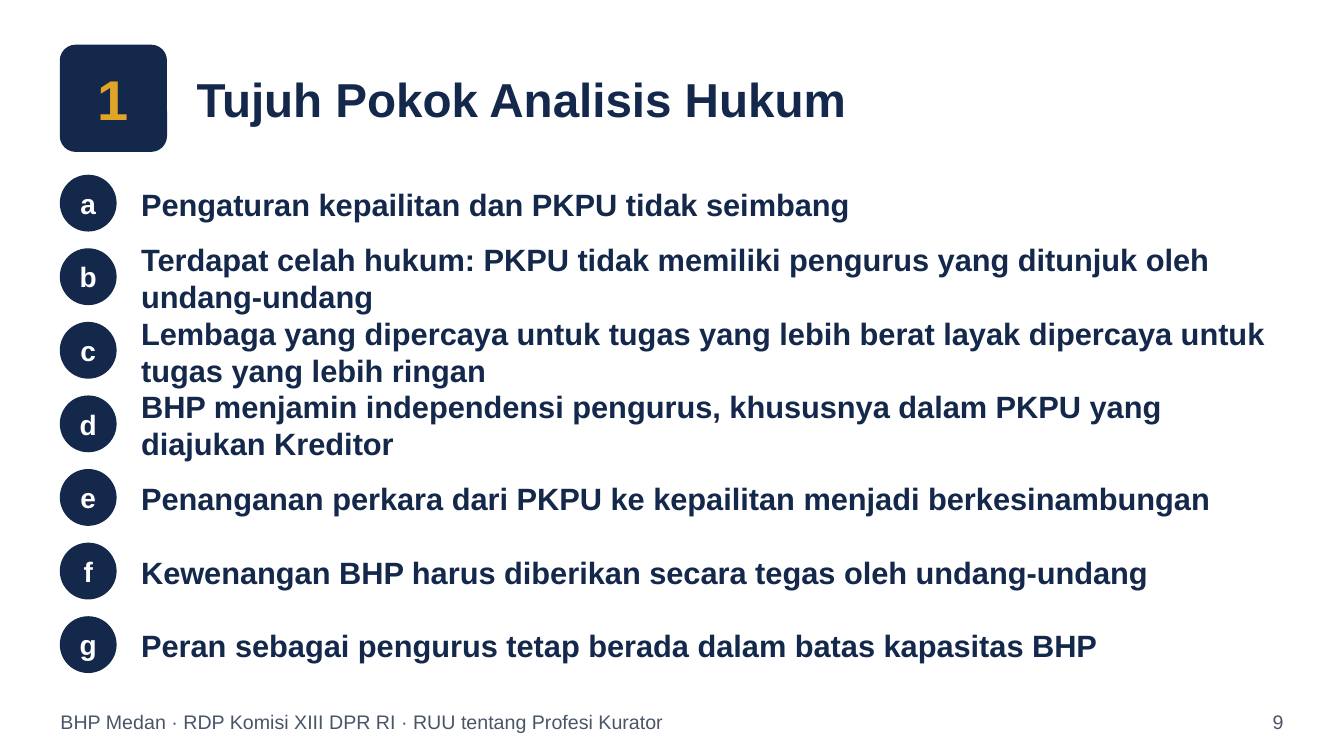
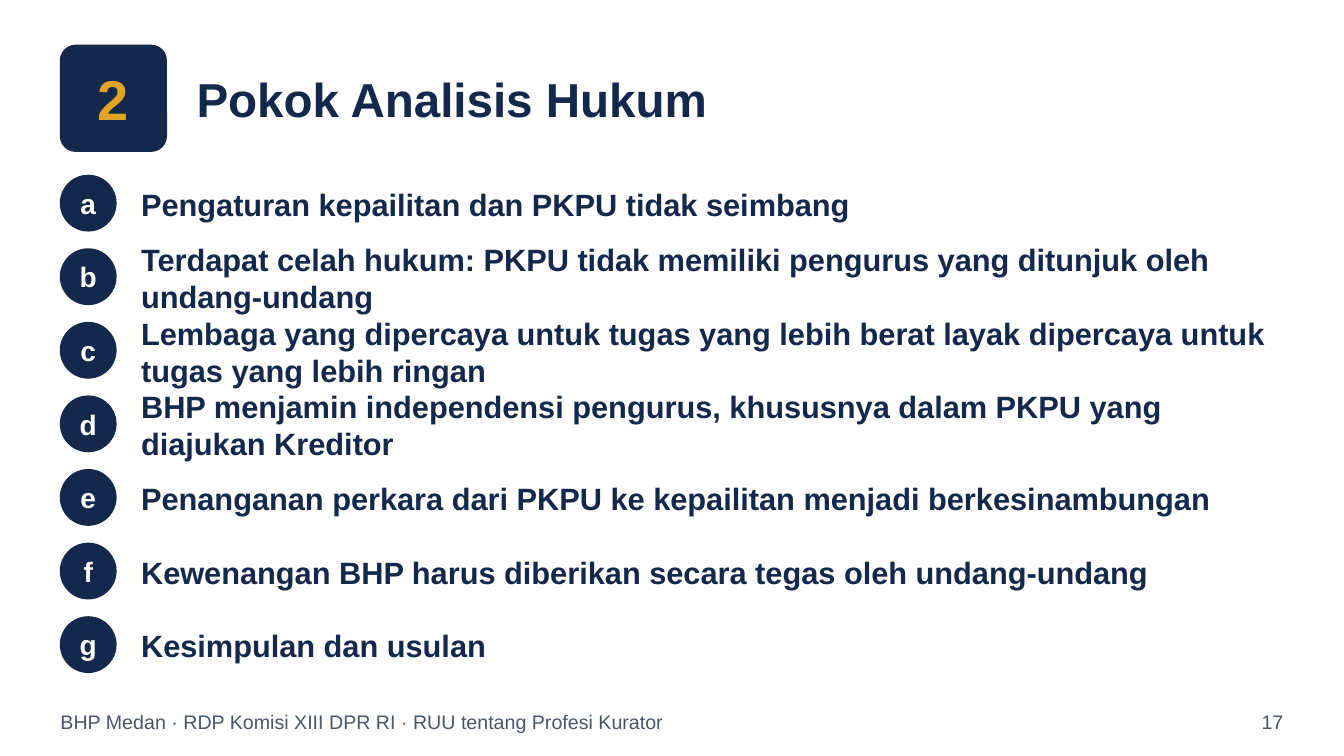
Before and after one commit to artheralawfirm-cloud/SAPAWALI, a slide deck: slide 17 of presentasi/Paparan_BHP_Medan_RUU_Profesi_Kurator.pptx (slide 9 before the commit). Drawn at 1344x756 pixels with LibreOffice and Linux fonts; fonts in the diff are those of the drawing. Boxes give left, top, right and bottom in pixels: in the first picture for what was removed or moved away, otherwise in the second. Text is boxed around its words. In the diff, an @@ line names an element or a change of style, - is before the commit and + after.

```diff
--- a/presentasi/Paparan_BHP_Medan_RUU_Profesi_Kurator.pptx
+++ b/presentasi/Paparan_BHP_Medan_RUU_Profesi_Kurator.pptx
@@ text at (98,81,129,120): text changed @@
-1
+2
@@ text at (197,82,707,118): text changed @@
-Tujuh Pokok Analisis Hukum
+Pokok Analisis Hukum
@@ text at (141,634,486,663): text changed @@
-Peran sebagai pengurus tetap berada dalam batas kapasitas BHP
+Kesimpulan dan usulan
@@ text at (1262,715,1284,729): text changed @@
-9
+17
```
Also in this commit, not shown: 39 other slides changed, 1 slide added, 1 slide removed, 2 other files.
